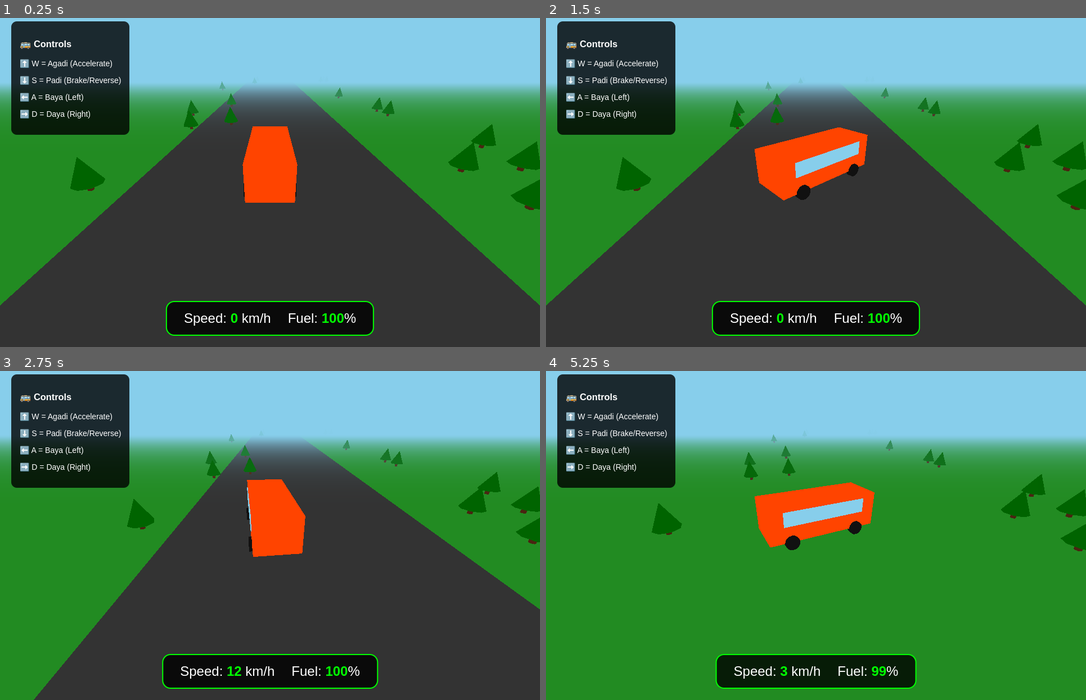
Above: before the commit, frames 1-4 (two rows, left to right).
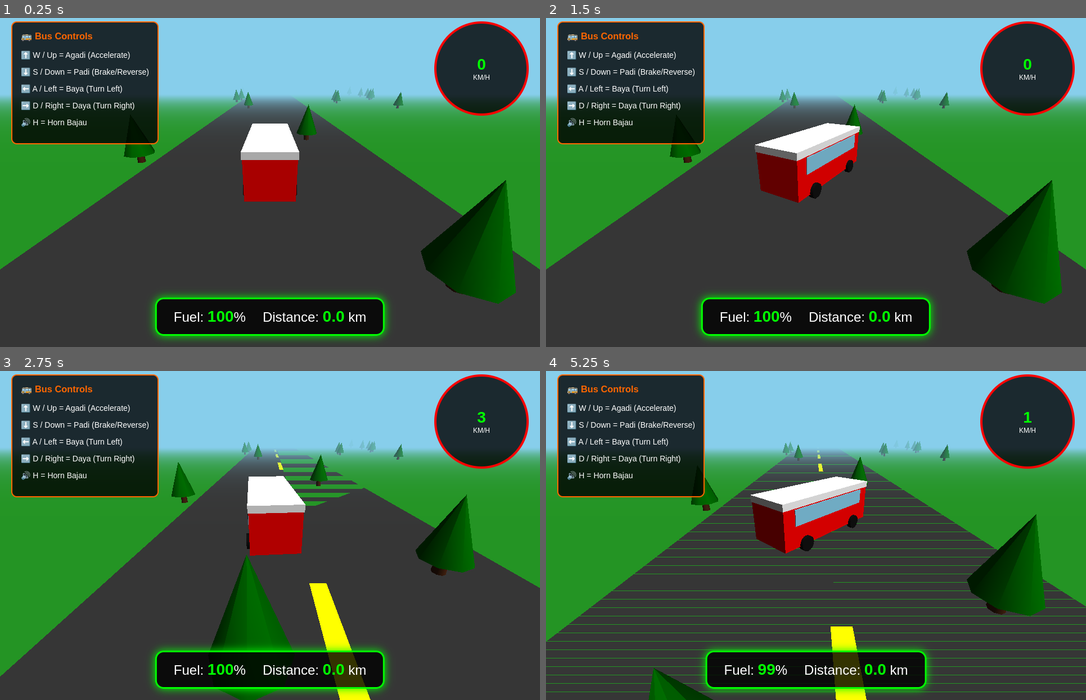
Above: after the commit, the same moments.

Repository: lokrajawasthi574-byte/nepal-bus-game
Game: browser game, page bus-game.html
Same seed, same stepped clock (60 frames per second), same inputs: the game is played once before the commit and once after it.
Inputs:
- Up to frame 1 (0.25 s): no input
- Up to frame 2 (1.5 s): hold Right from 1.03 s (still down)
- Up to frame 3 (2.75 s): release Right at 1.53 s; hold Down 1.58-1.85 s; hold Left 1.9-2.47 s; tap W at 2.52 s; hold Up from 2.52 s (still down)
- Up to frame 4 (5.25 s): release Up at 2.82 s; hold Right 2.87-3.53 s; tap S at 3.52 s; hold Up 3.58-3.82 s; hold Left 3.87-4.3 s; hold Down 4.35-4.68 s; tap A at 4.52 s; hold Right 4.73-5.23 s

The runs differ from the first frame. In frame 1, 27% of the frame differs, in the area x 0-100%, y 1-99%; in frame 2, 28%; in frame 3, 30%; in frame 4, 61%, in the area x 0-100%, y 1-100%.

Commit message:
Add files via upload

Diff:
--- a/bus-game.html
+++ b/bus-game.html
@@ -1,44 +1,59 @@
 <!DOCTYPE html>
-<html>
+<html lang="ne">
 <head>
-    <title>Bus Simulator Nepal - Start</title>
+    <meta charset="UTF-8">
+    <title>Bus Simulator Nepal - Pro Max</title>
     <style>
-        body { margin: 0; overflow: hidden; font-family: Arial, sans-serif; }
+        body { margin: 0; overflow: hidden; background: #87CEEB; font-family: Arial, sans-serif; }
         #ui {
             position: absolute; bottom: 20px; left: 50%; transform: translateX(-50%);
             background: rgba(0,0,0,0.8); color: white; padding: 15px 30px;
             border-radius: 15px; display: flex; gap: 30px; font-size: 24px;
-            border: 2px solid #00ff00;
+            border: 3px solid #00ff00; box-shadow: 0 0 15px #00ff00;
         }
         #controls {
             position: absolute; top: 20px; left: 20px; background: rgba(0,0,0,0.8);
             color: white; padding: 15px; border-radius: 10px; font-size: 14px;
-        }
-        .val { color: #00ff00; font-weight: bold; }
+            border: 2px solid #ff6600;
+        }
+        #controls h3 { color: #ff6600; margin-top: 0; }
+        .val { color: #00ff00; font-weight: bold; font-size: 28px; }
+        #speedometer {
+            position: absolute; top: 20px; right: 20px; background: rgba(0,0,0,0.8);
+            padding: 20px; border-radius: 50%; width: 120px; height: 120px;
+            display: flex; flex-direction: column; justify-content: center; align-items: center;
+            border: 4px solid #ff0000; color: white;
+        }
     </style>
 </head>
 <body>
     <div id="controls">
-        <h3>🚌 Controls</h3>
-        <p>⬆️ W = Agadi (Accelerate)</p>
-        <p>⬇️ S = Padi (Brake/Reverse)</p>
-        <p>⬅️ A = Baya (Left)</p>
-        <p>➡️ D = Daya (Right)</p>
+        <h3>🚌 Bus Controls</h3>
+        <p>⬆️ W / Up = Agadi (Accelerate)</p>
+        <p>⬇️ S / Down = Padi (Brake/Reverse)</p>
+        <p>⬅️ A / Left = Baya (Turn Left)</p>
+        <p>➡️ D / Right = Daya (Turn Right)</p>
+        <p>🔊 H = Horn Bajau</p>
     </div>
 
+    <div id="speedometer">
+        <div id="speed" class="val">0</div>
+        <div style="font-size: 12px;">KM/H</div>
+    </div>
+
     <div id="ui">
-        <div>Speed: <span id="speed" class="val">0</span> km/h</div>
         <div>Fuel: <span id="fuel" class="val">100</span>%</div>
+        <div>Distance: <span id="dist" class="val">0</span> km</div>
     </div>
 
-    <!-- 3D Library -->
+    <!-- 3D Library (Three.js) -->
     <script src="https://cdnjs.cloudflare.com/ajax/libs/three.js/r128/three.min.js"></script>
 
     <script>
-        // 1. Scene Setup (Environment)
+        // 1. Scene Setup
         const scene = new THREE.Scene();
-        scene.background = new THREE.Color(0x87CEEB); // Aakash ko rang
-        scene.fog = new THREE.Fog(0x87CEEB, 20, 100);
+        scene.background = new THREE.Color(0x87CEEB); // Aakash
+        scene.fog = new THREE.Fog(0x87CEEB, 20, 150);
 
         const camera = new THREE.PerspectiveCamera(75, window.innerWidth/window.innerHeight, 0.1, 1000);
         const renderer = new THREE.WebGLRenderer({ antialias: true });
@@ -46,41 +61,64 @@
         document.body.appendChild(renderer.domElement);
 
         // 2. Ground (Ghaas)
-        const groundGeo = new THREE.PlaneGeometry(1000, 1000);
-        const groundMat = new THREE.MeshBasicMaterial({ color: 0x228B22 }); // Green
+        const groundGeo = new THREE.PlaneGeometry(2000, 2000);
+        const groundMat = new THREE.MeshLambertMaterial({ color: 0x228B22 });
         const ground = new THREE.Mesh(groundGeo, groundMat);
         ground.rotation.x = -Math.PI / 2;
         scene.add(ground);
 
+        // Light
+        const light = new THREE.DirectionalLight(0xffffff, 1);
+        light.position.set(50, 100, 50);
+        scene.add(light);
+        scene.add(new THREE.AmbientLight(0x404040));
+
         // 3. Road (Baato)
-        const roadGeo = new THREE.PlaneGeometry(20, 1000);
-        const roadMat = new THREE.MeshBasicMaterial({ color: 0x333333 }); // Grey
+        const roadGeo = new THREE.PlaneGeometry(25, 2000);
+        const roadMat = new THREE.MeshLambertMaterial({ color: 0x333333 });
         const road = new THREE.Mesh(roadGeo, roadMat);
         road.rotation.x = -Math.PI / 2;
         road.position.y = 0.01;
         scene.add(road);
 
-        // 4. Bus (Hamro Bus)
+        // Road Lines
+        for (let i = -1000; i < 1000; i += 30) {
+            const lineGeo = new THREE.PlaneGeometry(1, 15);
+            const lineMat = new THREE.MeshBasicMaterial({ color: 0xffff00 });
+            const line = new THREE.Mesh(lineGeo, lineMat);
+            line.rotation.x = -Math.PI / 2;
+            line.position.set(0, 0.02, i);
+            scene.add(line);
+        }
+
+        // 4. Bus (Hamro Sterling Bus)
         const busGroup = new THREE.Group();
 
-        // Bus Body (Raato)
-        const bodyGeo = new THREE.BoxGeometry(3, 2.5, 8);
-        const bodyMat = new THREE.MeshBasicMaterial({ color: 0xff4400 });
+        // Bus Body (Raato/Nilo)
+        const bodyGeo = new THREE.BoxGeometry(3.5, 3, 10);
+        const bodyMat = new THREE.MeshLambertMaterial({ color: 0xff0000 }); // Raato
         const busBody = new THREE.Mesh(bodyGeo, bodyMat);
-        busBody.position.y = 1.75;
+        busBody.position.y = 2;
         busGroup.add(busBody);
 
-        // Bus Windows (Nilo)
-        const winGeo = new THREE.BoxGeometry(3.1, 1, 6);
-        const winMat = new THREE.MeshBasicMaterial({ color: 0x87CEEB });
+        // Bus Top (Seto)
+        const topGeo = new THREE.BoxGeometry(3.6, 0.5, 10.1);
+        const topMat = new THREE.MeshLambertMaterial({ color: 0xffffff });
+        const busTop = new THREE.Mesh(topGeo, topMat);
+        busTop.position.y = 3.75;
+        busGroup.add(busTop);
+
+        // Windows (Nilo)
+        const winGeo = new THREE.BoxGeometry(3.6, 1.2, 8);
+        const winMat = new THREE.MeshLambertMaterial({ color: 0x87CEEB });
         const busWin = new THREE.Mesh(winGeo, winMat);
-        busWin.position.y = 2.2;
+        busWin.position.y = 2.8;
         busGroup.add(busWin);
 
         // Wheels (Kalo)
-        const wheelGeo = new THREE.CylinderGeometry(0.5, 0.5, 0.4, 16);
-        const wheelMat = new THREE.MeshBasicMaterial({ color: 0x111111 });
-        const positions = [[-1.5, 0.5, 2.5], [1.5, 0.5, 2.5], [-1.5, 0.5, -2.5], [1.5, 0.5, -2.5]];
+        const wheelGeo = new THREE.CylinderGeometry(0.6, 0.6, 0.4, 16);
+        const wheelMat = new THREE.MeshLambertMaterial({ color: 0x111111 });
+        const positions = [[-1.8, 0.6, 3], [1.8, 0.6, 3], [-1.8, 0.6, -3], [1.8, 0.6, -3]];
         positions.forEach(pos => {
             const wheel = new THREE.Mesh(wheelGeo, wheelMat);
             wheel.rotation.z = Math.PI / 2;
@@ -90,62 +128,81 @@
 
         scene.add(busGroup);
 
-        // 5. Trees (Rukh haru)
-        for(let i=0; i<30; i++) {
+        // 5. Trees (Nepal ko Rukh)
+        for(let i=0; i<100; i++) {
             const tree = new THREE.Group();
-            const trunk = new THREE.Mesh(new THREE.CylinderGeometry(0.2, 0.2, 1), new THREE.MeshBasicMaterial({color: 0x4a2511}));
-            trunk.position.y = 0.5;
-            const leaves = new THREE.Mesh(new THREE.ConeGeometry(1, 2), new THREE.MeshBasicMaterial({color: 0x006400}));
-            leaves.position.y = 1.5;
+            const trunk = new THREE.Mesh(new THREE.CylinderGeometry(0.3, 0.4, 2), new THREE.MeshLambertMaterial({color: 0x4a2511}));
+            trunk.position.y = 1;
+            const leaves = new THREE.Mesh(new THREE.ConeGeometry(1.5, 4), new THREE.MeshLambertMaterial({color: 0x006400}));
+            leaves.position.y = 3;
             tree.add(trunk); tree.add(leaves);
 
-            const side = Math.random() > 0.5 ? 15 : -15;
-            tree.position.set(side + Math.random()*10, 0, (Math.random()-0.5)*200);
+            const side = Math.random() > 0.5 ? 20 : -20;
+            tree.position.set(side + Math.random()*30, 0, (Math.random()-0.5)*1000);
             scene.add(tree);
         }
 
         // 6. Game Logic
         let speed = 0;
+        let maxSpeed = 120;
         let fuel = 100;
+        let distance = 0;
         const keys = {};
 
-        document.addEventListener('keydown', (e) => keys[e.key.toLowerCase()] = true);
+        document.addEventListener('keydown', (e) => {
+            keys[e.key.toLowerCase()] = true;
+            if(e.key.toLowerCase() === 'h') playHorn();
+        });
         document.addEventListener('keyup', (e) => keys[e.key.toLowerCase()] = false);
+
+        function playHorn() {
+            const ctx = new (window.AudioContext || window.webkitAudioContext)();
+            const osc = ctx.createOscillator();
+            const gain = ctx.createGain();
+            osc.connect(gain); gain.connect(ctx.destination);
+            osc.frequency.value = 400; osc.type = 'sawtooth'; gain.gain.value = 0.2;
+            osc.start(); setTimeout(() => osc.stop(), 400);
+        }
 
         function animate() {
             requestAnimationFrame(animate);
 
-            // Acceleration
+            // Physics
             if ((keys['w'] || keys['arrowup']) && fuel > 0) {
-                speed += 0.2;
-                fuel -= 0.02;
+                speed += 0.3; fuel -= 0.02;
             } else if (keys['s'] || keys['arrowdown']) {
-                speed -= 0.2;
+                speed -= 0.3;
             } else {
-                speed *= 0.95; // Friction
+                speed *= 0.96; // Friction
             }
-
-            // Steering
-            if (keys['a'] || keys['arrowleft']) busGroup.rotation.y += 0.03;
-            if (keys['d'] || keys['arrowright']) busGroup.rotation.y -= 0.03;
-
-            // Move
+            speed = Math.max(-30, Math.min(maxSpeed, speed));
+
+            if (keys['a'] || keys['arrowleft']) busGroup.rotation.y += 0.02;
+            if (keys['d'] || keys['arrowright']) busGroup.rotation.y -= 0.02;
+
             busGroup.translateZ(-speed * 0.05);
+            if(speed > 0) distance += speed * 0.0001;
 
             // Camera Follow
             camera.position.x = busGroup.position.x;
-            camera.position.z = busGroup.position.z + 15;
+            camera.position.z = busGroup.position.z + 18;
             camera.position.y = busGroup.position.y + 8;
             camera.lookAt(busGroup.position);
 
             // Update UI
-            document.getElementById('speed').innerText = Math.abs(Math.round(speed * 5));
+            document.getElementById('speed').innerText = Math.abs(Math.round(speed));
             document.getElementById('fuel').innerText = Math.round(fuel);
+            document.getElementById('dist').innerText = distance.toFixed(1);
 
             renderer.render(scene, camera);
         }
-
         animate();
+
+        window.addEventListener('resize', () => {
+            camera.aspect = window.innerWidth / window.innerHeight;
+            camera.updateProjectionMatrix();
+            renderer.setSize(window.innerWidth, window.innerHeight);
+        });
     </script>
 </body>
 </html>
